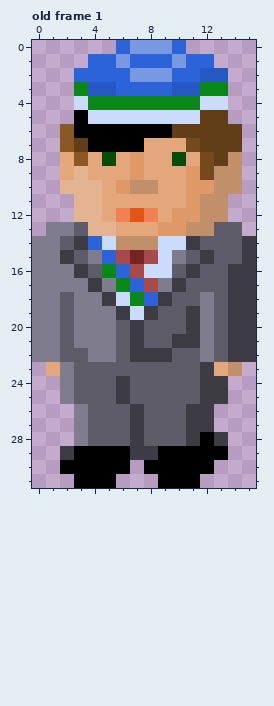
Two versions of one pixel-art file, art/cfe-ksv.aseprite. That is the earlier state.
16x32 pixels, 3 frames. Shown: old frame 1. The commit also changed other frames, which this record leaves out.
And afterwards:
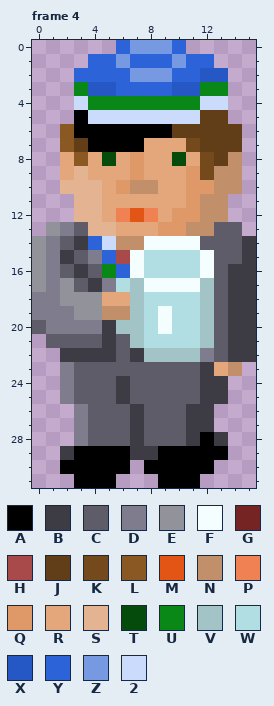
Palette (. is transparent): A #000000  B #3d3b44  C #5f5c6a  D #7f7c8d  E #92929b  F #f5fefe  G #762323  H #a84a4a  J #613e18  K #744a1c  L #8a5822  M #e35514  N #c28f6b  P #ef8152  Q #df9968  R #e3a77b  S #e3b392  T #054c0c  U #098717  V #a3c4c7  W #b0dee3  X #2658c5  Y #2d63d8  Z #7799e2  2 #cbdbfc
A new or re-ordered frame is compared with the old frame closest to it.
What changed:
frames 3 -> 5
layer "kann" added
layer "kasi" added
Frame 4 is new; against old frame 1, layers "kasi", "kann", "Layer 1":
y 13: x 1 D -> E
y 14: x 0 D -> E; x 8..11 N22B -> FFFF
y 15: x 0 D -> E; x 7..12 GH2DCB -> FWWWWF
y 16: x 0 D -> E; x 2 D -> C; x 7..12 H22CBC -> FWWWWF
y 17: x 0 D -> E; x 2..3 DD -> EC; x 6..12 UYHDBCC -> WVFFFFV
y 18: x 2..12 CDDB2UYBCCD -> EEERRVWWWWV
y 19: x 2..12 CDDDB2BCCBD -> DEENNVWFWWV
y 20: x 0 D -> C; x 2 C -> D; x 5..12 DCBCCCBD -> BVVWFWWV
y 21: x 0..1 DD -> .C; x 3..5 DDD -> CCB; x 7..12 BCCBBD -> VWWWWV
y 22: x 0..5 DDCCDD -> ..BBBB; x 8..11 BBCC -> VVVV
y 23: x 1 R -> .
Pixel boxes of the changes (left, top, right, bottom) in both pictures:
changed: (32, 222, 214, 376)
